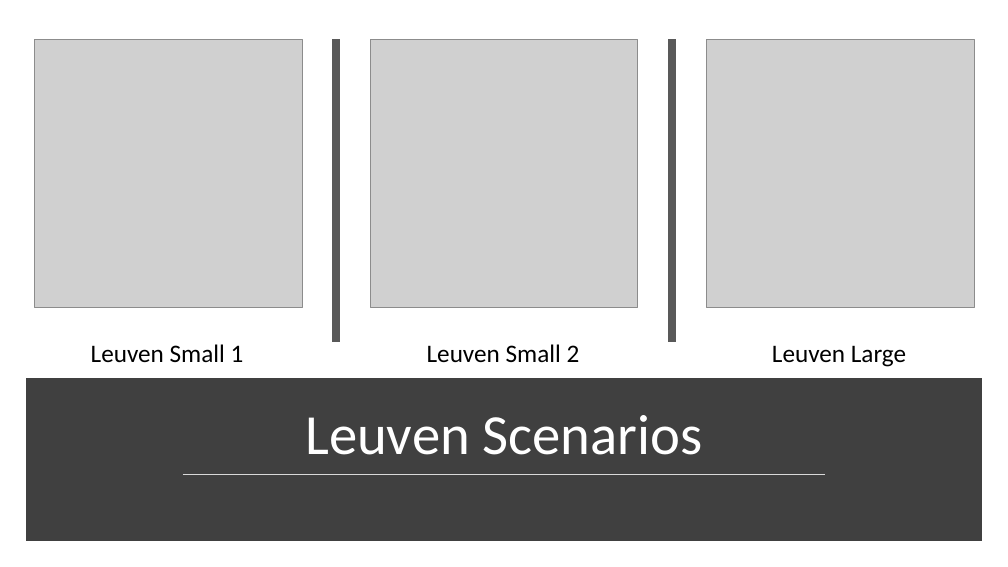
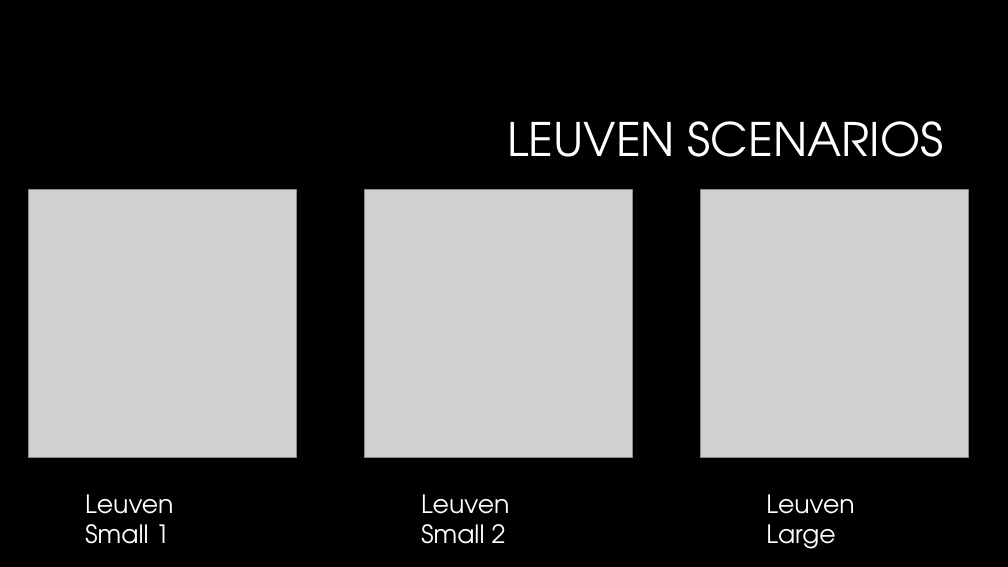
Before and after one commit to jdewaen/PathPlanner, a slide deck: slide 67 of report/final-presentation.pptx (slide 64 before the commit). Drawn at 1008x567 pixels with LibreOffice and Linux fonts; fonts in the diff are those of the drawing; grey boxes stand for pictures; background and template pictures are left out. Boxes give left, top, right and bottom in pixels: in the first picture for what was removed or moved away, otherwise in the second. Text is boxed around its words. In the diff, an @@ line names an element or a change of style, - is before the commit and + after.

```diff
--- a/report/final-presentation.pptx
+++ b/report/final-presentation.pptx
@@ background #FFFFFF to #000000 @@
@@ line removed from (337, 39) to (337, 342) @@
@@ line removed from (672, 39) to (672, 342) @@
@@ title at <box>507,121,943,157</box>: text changed; size 54 to 44 pt; font Calibri to TeX Gyre Adventor @@
-Leuven Scenarios
+LEUVEN SCENARIOS
@@ rectangle removed at <box>31,383,977,536</box> @@
@@ line removed from (183, 475) to (826, 475) @@
@@ 3 pictures, 3 texts: place and size @@
-3 pictures, 3 texts at <box>34,39,974,367</box>
+3 pictures, 3 texts at <box>29,190,969,549</box>
@@ font Calibri to TeX Gyre Adventor, text colour #000000 to #FFFFFF in 3 elements at <box>85,494,173,544</box>, <box>766,494,854,549</box>, <box>421,494,509,544</box> @@
```
Also in this commit, not shown: 70 other slides changed, 14 slides added, 10 slides removed, 12 other files.
